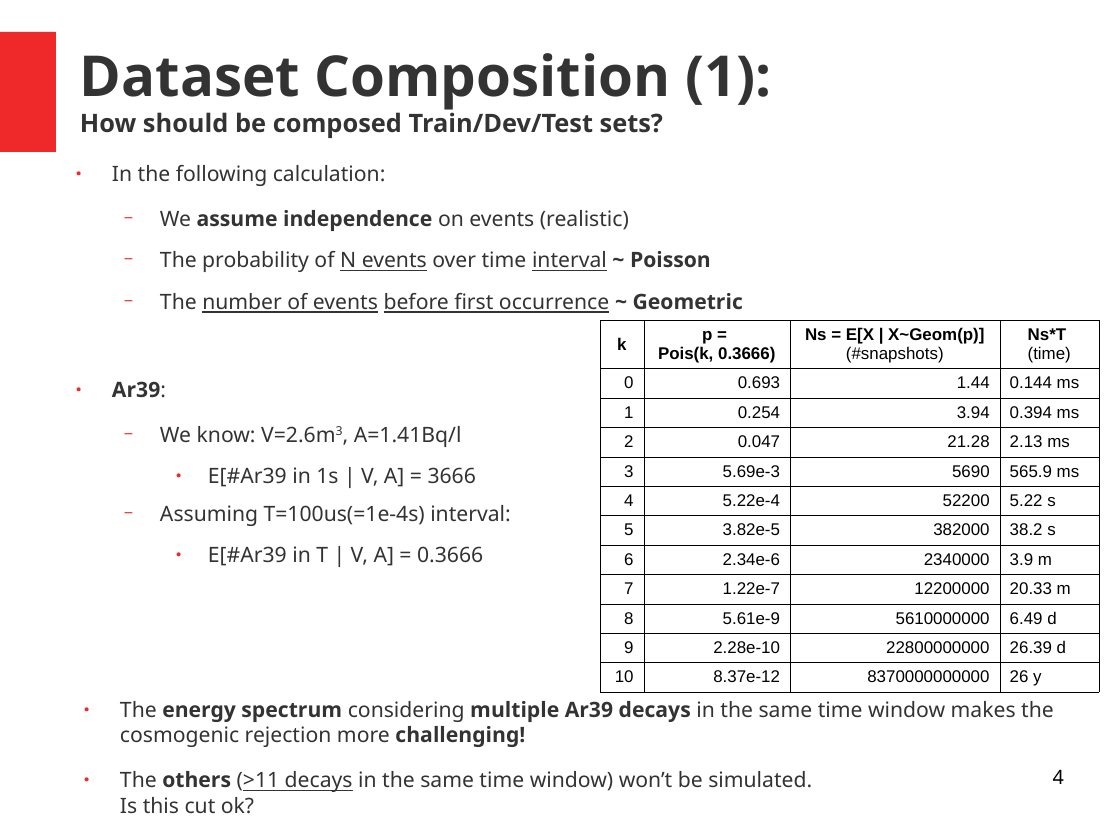
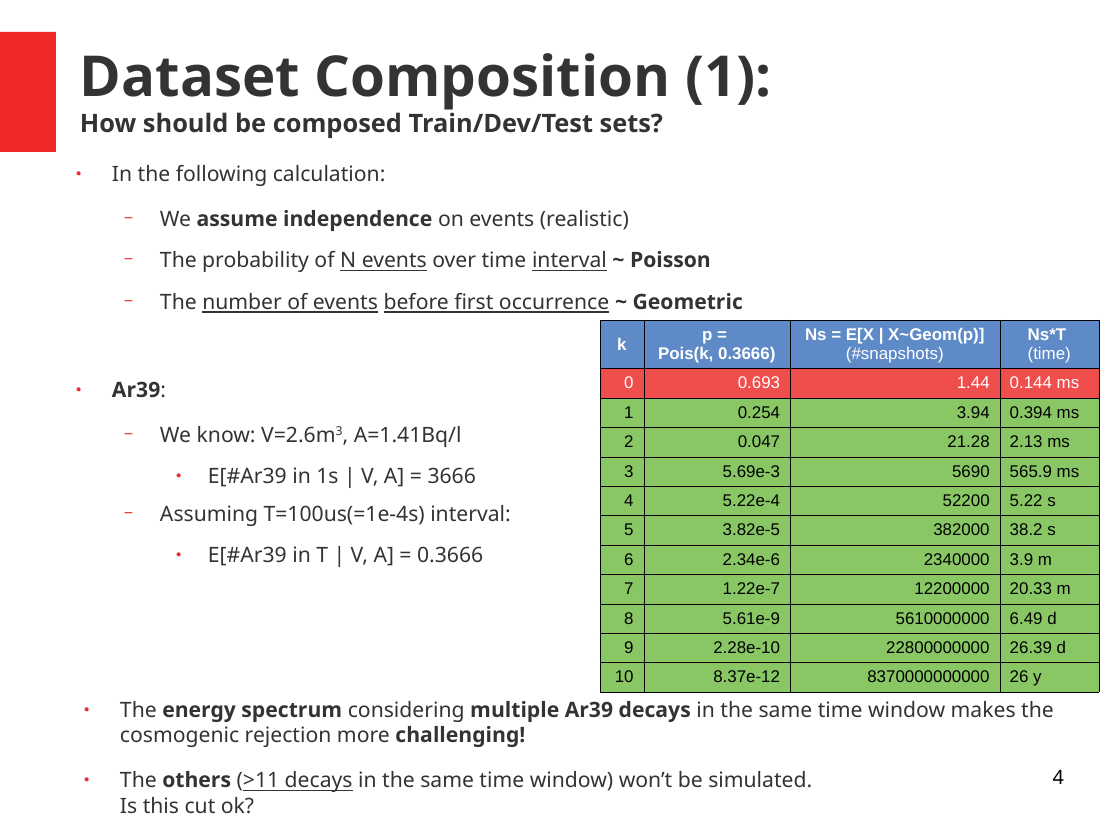
Before and after one commit to luigiberducci/ML4NP, a slide deck: slide 4 of Docs/meeting_ml4np_11mag2020.odp. Drawn at 1120x840 pixels with LibreOffice and Linux fonts; fonts in the diff are those of the drawing. Boxes give left, top, right and bottom in pixels: in the first picture for what was removed or moved away, otherwise in the second. Text is boxed around its words. In the diff, an @@ line names an element or a change of style, - is before the commit and + after.

```diff
--- a/Docs/meeting_ml4np_11mag2020.odp
+++ b/Docs/meeting_ml4np_11mag2020.odp
@@ table at (600, 320, 1099, 692) @@
@@ fill none to #5E8AC7 in row 1 @@
@@ fill none to #F04E4D in row 2 @@
@@ fill none to #89C765 in 40 cells @@
@@ text colour #000000 to #FFFFFF in "k", "p = Pois(k, 0.3666)", "Ns = E[X | X~Geom(p)] (#snapshots)", "Ns*T" and 5 more places @@
```
Also in this commit, not shown: 3 other slides changed.
